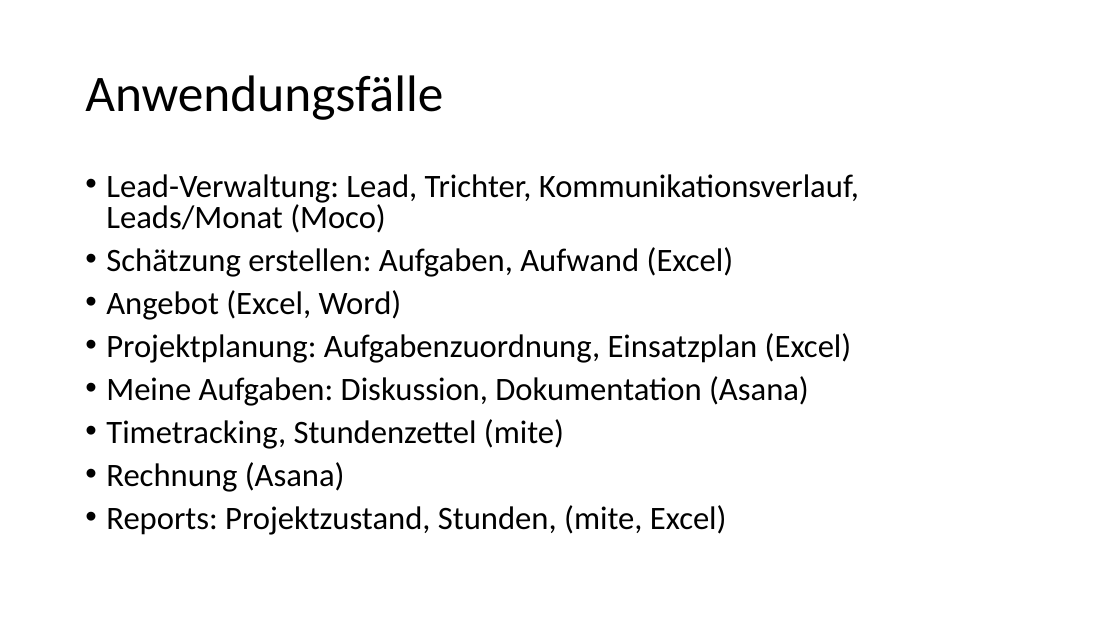
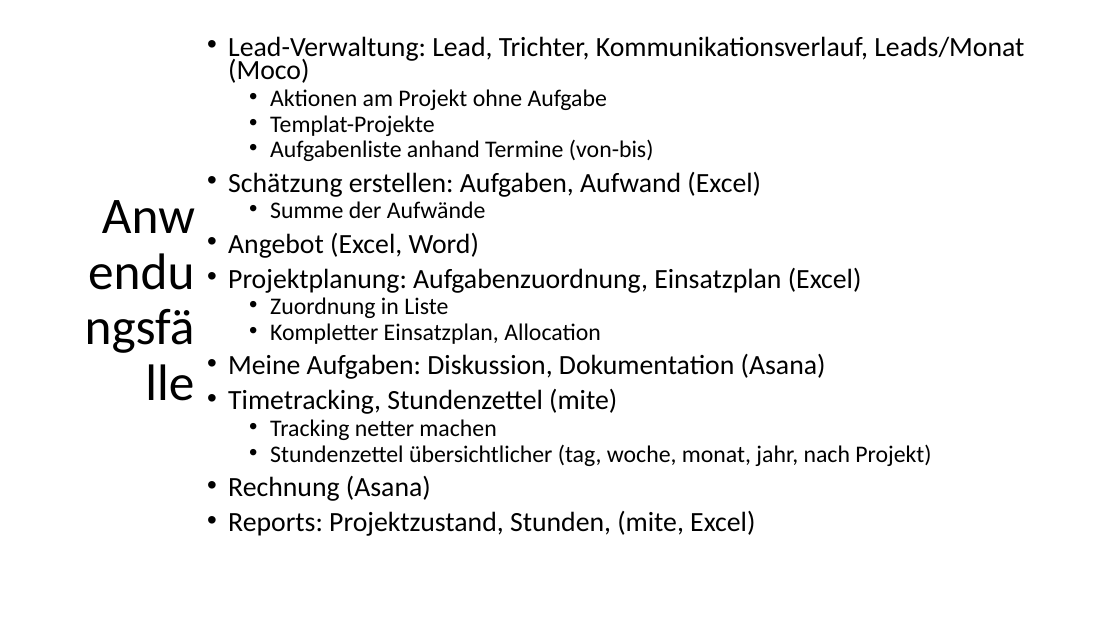
Before and after one commit to joergviola/yapp, a slide deck: slide 1 of docs/Konzept.pptx. Drawn at 1120x630 pixels with LibreOffice and Linux fonts; fonts in the diff are those of the drawing. Boxes give left, top, right and bottom in pixels: in the first picture for what was removed or moved away, otherwise in the second. Text is boxed around its words. In the diff, an @@ line names an element or a change of style, - is before the commit and + after.

Commit message:
Actions am Projekt

```diff
--- a/docs/Konzept.pptx
+++ b/docs/Konzept.pptx
@@ title "Anwendungsfälle" at (77, 34, 199, 568): alignment left to right @@
@@ text at (228, 36, 1024, 536): paragraph added @@
+  • Summe der Aufwände
@@ text "Lead-Verwaltung: Lead, Trichter, Kommunikationsverlauf, Lead ...": place and size @@
-text "Lead-Verwaltung: Lead, Trichter, Kommunikationsverlauf, Lead ..." at (106, 174, 859, 535)
+text "Lead-Verwaltung: Lead, Trichter, Kommunikationsverlauf, Lead ..." at (228, 36, 1024, 536)
@@ text at (228, 36, 1024, 536): size 28 to 23.8 pt in "Lead-Verwaltung: Lead, Trichter, Kommunikationsverlauf, Lead ...", "Schätzung erstellen: Aufgaben, Aufwand (Excel)", "Angebot (Excel, Word)", "Projektplanung: Aufgabenzuordnung, Einsatzplan (Excel)" and 4 more places; line spacing 0.8 to 0.7 @@
@@ text at (270, 89, 654, 161): paragraphs added @@
+  • Aktionen am Projekt ohne Aufgabe
+  • Templat-Projekte
+  • Aufgabenliste anhand Termine (von-bis)
@@ text at (270, 297, 601, 344): paragraphs added @@
+  • Zuordnung in Liste
+  • Kompletter Einsatzplan, Allocation
@@ text at (270, 419, 931, 466): paragraphs added @@
+  • Tracking netter machen
+  • Stundenzettel übersichtlicher (tag, woche, monat, jahr, nach Projekt)
```
Also in this commit, not shown: 8 other files.
